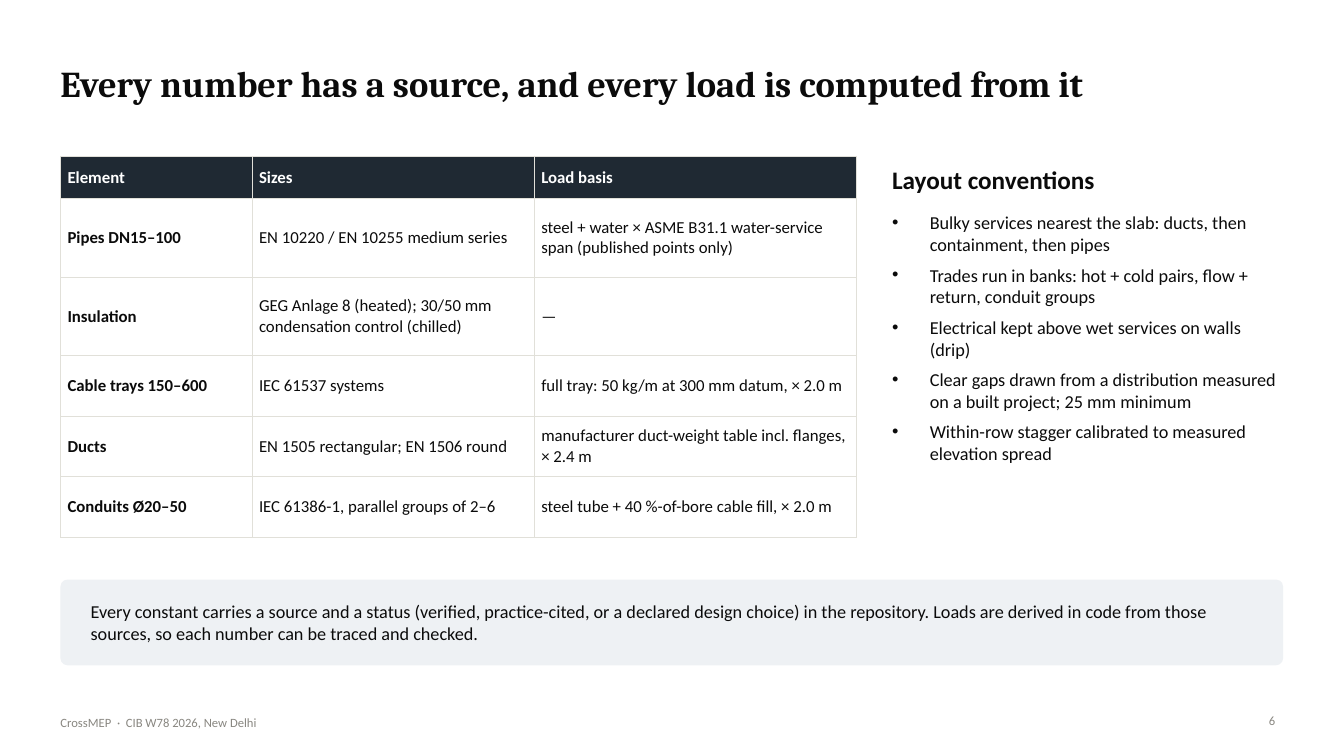
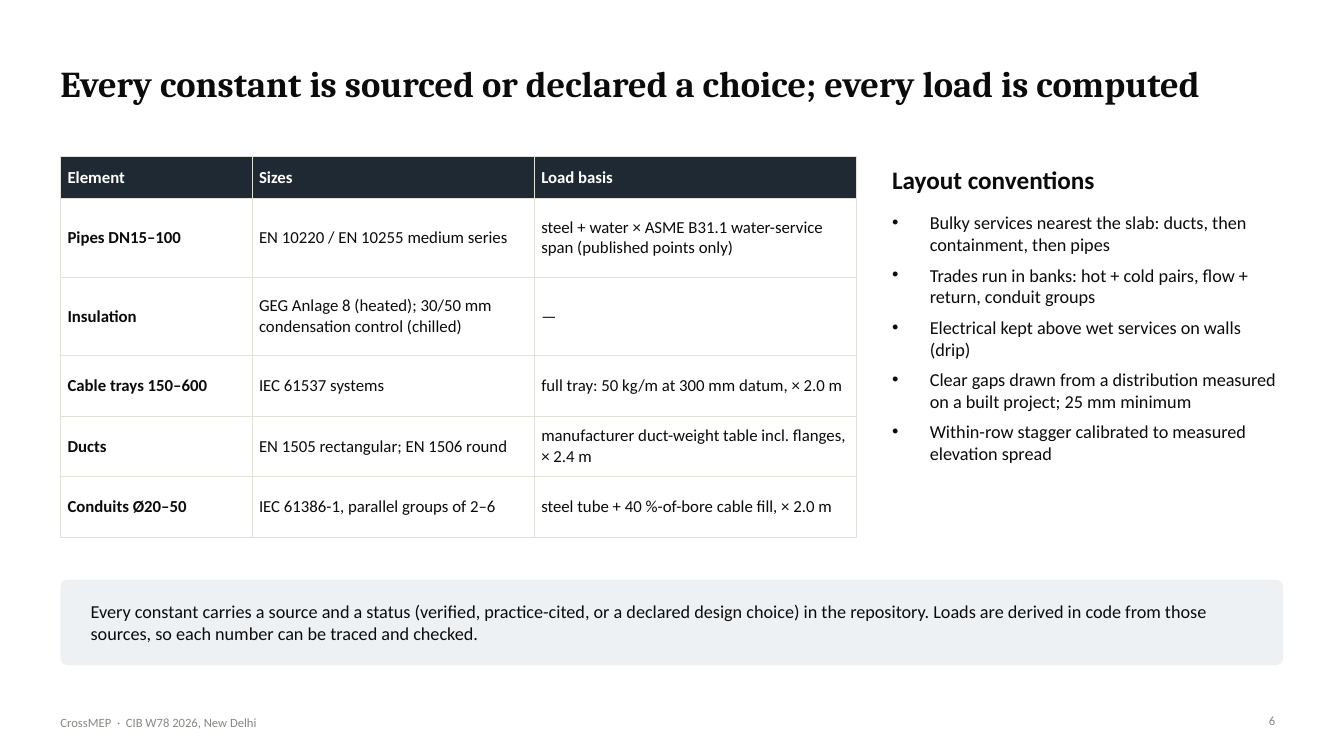
Before and after one commit to lavinia-ped/CrossMEP_Dataset, a slide deck: slide 6 of docs/CrossMEP_CIBW78_talk.pptx. Drawn at 1344x756 pixels with LibreOffice and Linux fonts; fonts in the diff are those of the drawing. Boxes give left, top, right and bottom in pixels: in the first picture for what was removed or moved away, otherwise in the second. Text is boxed around its words. In the diff, an @@ line names an element or a change of style, - is before the commit and + after.

```diff
--- a/docs/CrossMEP_CIBW78_talk.pptx
+++ b/docs/CrossMEP_CIBW78_talk.pptx
@@ title at <box>60,71,1199,105</box>: text changed @@
-Every number has a source, and every load is computed from it
+Every constant is sourced or declared a choice; every load is computed
```
Also in this commit, not shown: 7 other slides changed, 5 other files.
